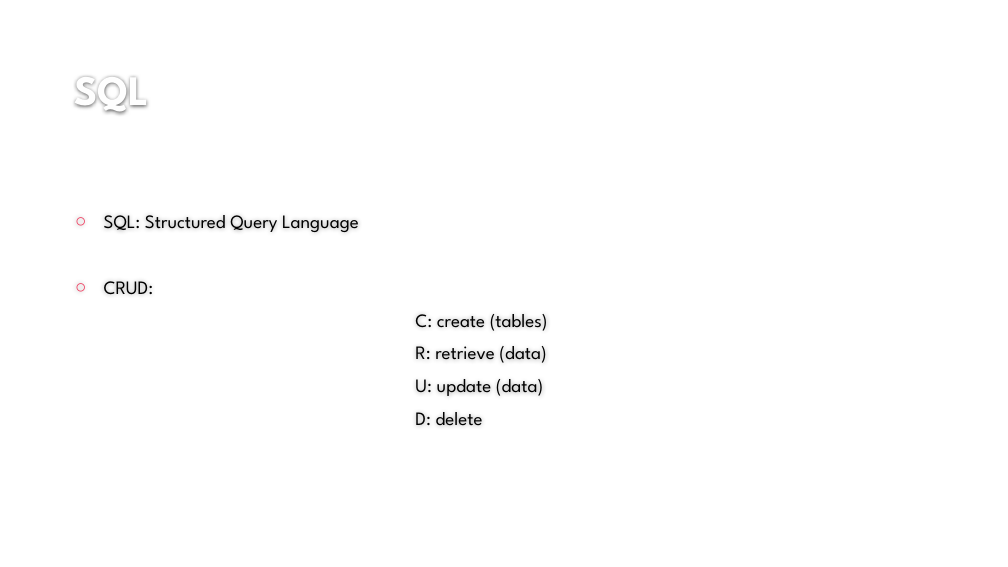
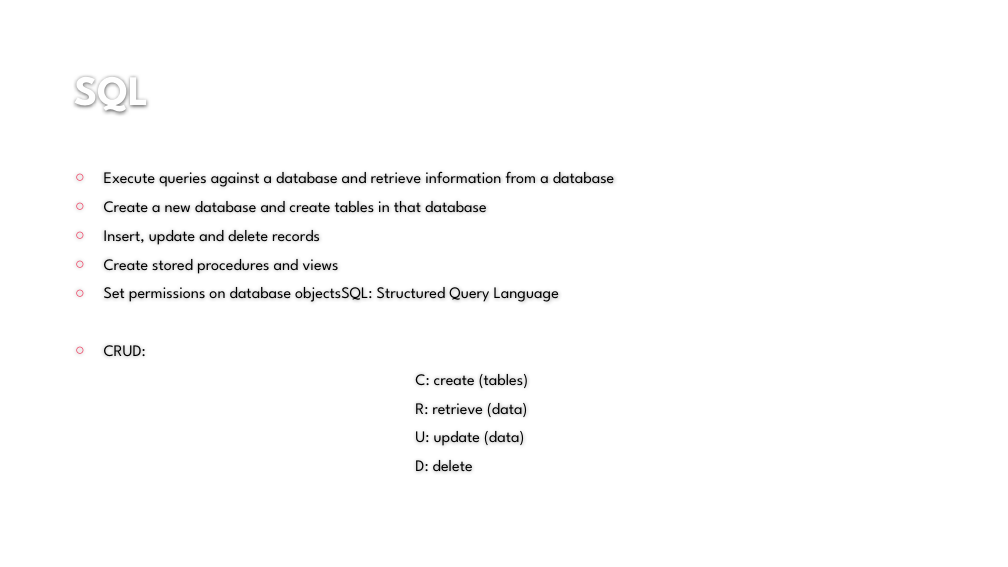
Before and after one commit to mtchem/GDI_Beginning_SQL, a slide deck: slide 9 of Beginning_SQL_pres.pptx (slide 7 before the commit). Drawn at 1008x567 pixels with LibreOffice and Linux fonts; fonts in the diff are those of the drawing; background and template pictures are left out. Boxes give left, top, right and bottom in pixels: in the first picture for what was removed or moved away, otherwise in the second. Text is boxed around its words. In the diff, an @@ line names an element or a change of style, - is before the commit and + after.

```diff
--- a/Beginning_SQL_pres.pptx
+++ b/Beginning_SQL_pres.pptx
@@ text at (104, 172, 615, 302): text changed; size 18 to 15.3 pt @@
-○ SQL: Structured Query Language
+○ Execute queries against a database and retrieve information from a database
+○ Create a new database and create tables in that database
+○ Insert, update and delete records
+○ Create stored procedures and views
+○ Set permissions on database objectsSQL: Structured Query Language
@@ text at (104, 345, 528, 472): size 18 to 15.3 pt in "CRUD:", "C: create (tables)", "R: retrieve (data)", "U: update (data)" and 1 more places @@
```
Also in this commit, not shown: 2 other slides changed, 8 slides added, 2 slides removed.
